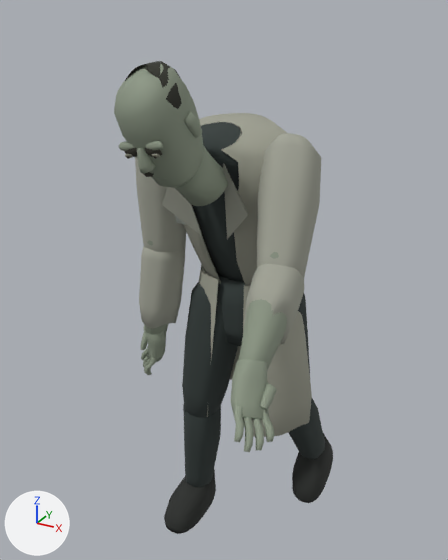
Two versions of the glTF model client/assets/enemies/enemy-researcher.glb, one commit apart.
Before and after are seen from a 50 mm camera at (0.769, -1.552, 1.681) aimed at (-0.029, -0.101, 0.956). Arrows for +X, +Y and +Z are at lower left; the lights stay in place. The picture after the commit comes second. Where no turn or scale is listed for an object, it has been applied to the vertices.

The first picture shows 'Anatomical head', 'Brow_-1', 'Brow_1', 'Chest', 'Coat upper sleeve_L', 'Coat upper sleeve_R', 'Ear_1', 'Eye socket_-1', 'Eye socket_1', 'Forearm anatomy_R', 'Frayed coat cuff_L', 'Frayed coat cuff_R', 'Neck', 'Nose', 'Open lab coat', 'Receding hair', 'Shoe_L', 'Split coat tails', 'Trouser shin_L', 'Trouser thigh_L' and 19 more.
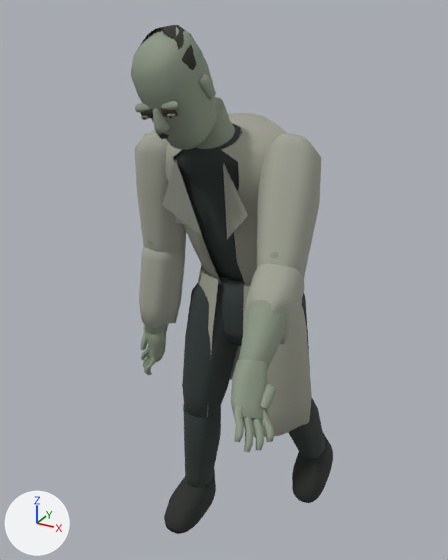
ob_head is not drawn itself; it is the parent of ob_neck.

Changed parts and their boxes [x1, y1, x2, y2] in the pictures (448 x 560 px):
```json
{"object": "Anatomical head", "change": "moved", "before": [114, 64, 204, 188], "after": [131, 27, 217, 150]}
{"object": "Neck", "change": "reshaped, moved", "before": [174, 145, 228, 206], "after": [195, 97, 235, 149]}
{"object": "Receding hair", "change": "moved", "before": [125, 61, 182, 109], "after": [140, 25, 196, 70]}
{"object": "Nose", "change": "moved", "before": [137, 148, 156, 174], "after": [153, 108, 171, 134]}
{"object": "Ear_1", "change": "moved", "before": [184, 111, 202, 138], "after": [198, 73, 216, 100]}
{"object": "Brow_1", "change": "moved", "before": [145, 141, 163, 150], "after": [161, 101, 179, 110]}
{"object": "Brow_-1", "change": "moved", "before": [119, 141, 135, 151], "after": [135, 103, 150, 112]}
{"object": "Eye socket_1", "change": "moved", "before": [145, 148, 162, 157], "after": [160, 108, 178, 117]}
{"object": "Eye socket_-1", "change": "moved", "before": [125, 148, 137, 157], "after": [140, 109, 153, 118]}
{"part": 1, "of": "me_neck", "change": "added", "after": [195, 97, 235, 149]}
{"part": 2, "of": "me_neck", "change": "deleted", "before": [174, 145, 228, 206]}
```

Scene script edits in JSON lines:
```json
{"block": "me_neck", "where": "# used by ob_neck; parent = ob_head; location = (0.0, 0.0, 0.0)"}
{"op": "remove", "block": "me_neck", "code": "me_neck.from_pydata(...)  # 98 vertices, 192 faces; spans x -0.0576..0.0576, y -0.07..0.06, z -0.055..0.07"}
{"op": "add", "block": "me_neck", "code": "me_neck.from_pydata(...)  # 194 vertices, 384 faces; spans x -0.12..0.12, y -0.0545..0.12, z 0.355..0.55"}
{"block": "me_neck", "change": "me_neck part 1: 194 vertices added at x -0.12..0.12, y -0.0545..0.12, z 0.355..0.55"}
{"block": "me_neck", "change": "me_neck part 2: 98 vertices removed from x -0.0576..0.0576, y -0.07..0.06, z -0.055..0.07"}
{"op": "set", "path": "ob_head.location", "old": "(0.012, -0.115, 0.445)", "new": "(0.0, -0.006, 0.475)"}
{"op": "set", "path": "ob_neck.parent", "old": "ob_head", "new": "ob_torso"}
{"op": "set", "path": "ob_anatomical_head.location", "old": "(-0.012, -0.265, 1.309)", "new": "(-0.026, -0.178, 1.381)"}
{"op": "set", "path": "ob_eye_socket__1.location", "old": "(-0.012, -0.265, 1.309)", "new": "(-0.026, -0.178, 1.381)"}
{"op": "set", "path": "ob_brow__1.location", "old": "(-0.012, -0.265, 1.309)", "new": "(-0.026, -0.178, 1.381)"}
{"op": "set", "path": "ob_eye_socket_1.location", "old": "(-0.012, -0.265, 1.309)", "new": "(-0.026, -0.178, 1.381)"}
{"op": "set", "path": "ob_brow_1.location", "old": "(-0.012, -0.265, 1.309)", "new": "(-0.026, -0.178, 1.381)"}
{"op": "set", "path": "ob_ear_1.location", "old": "(-0.012, -0.265, 1.309)", "new": "(-0.026, -0.178, 1.381)"}
{"op": "set", "path": "ob_nose.location", "old": "(-0.012, -0.265, 1.309)", "new": "(-0.026, -0.178, 1.381)"}
{"op": "set", "path": "ob_receding_hair.location", "old": "(-0.012, -0.265, 1.309)", "new": "(-0.026, -0.178, 1.381)"}
```
